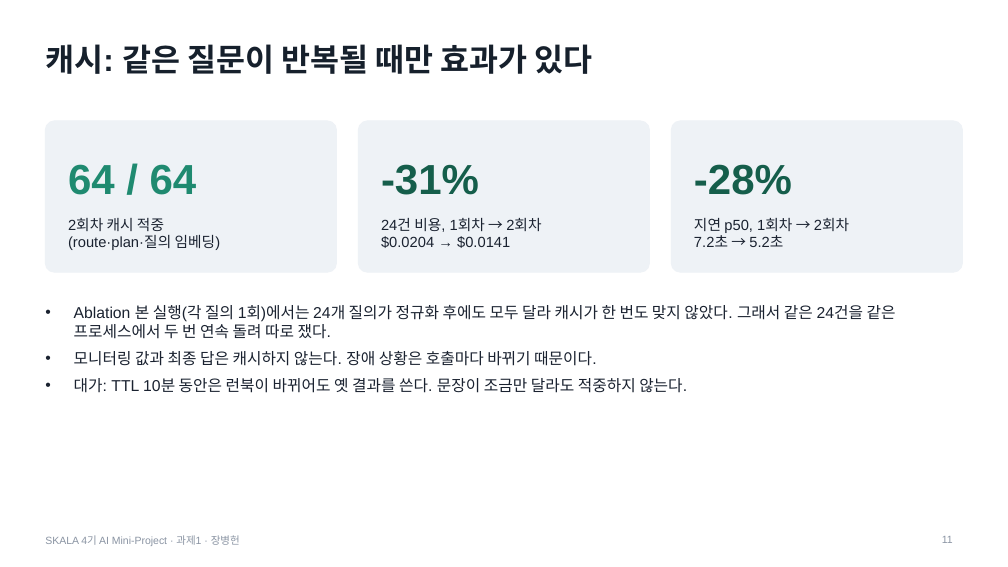
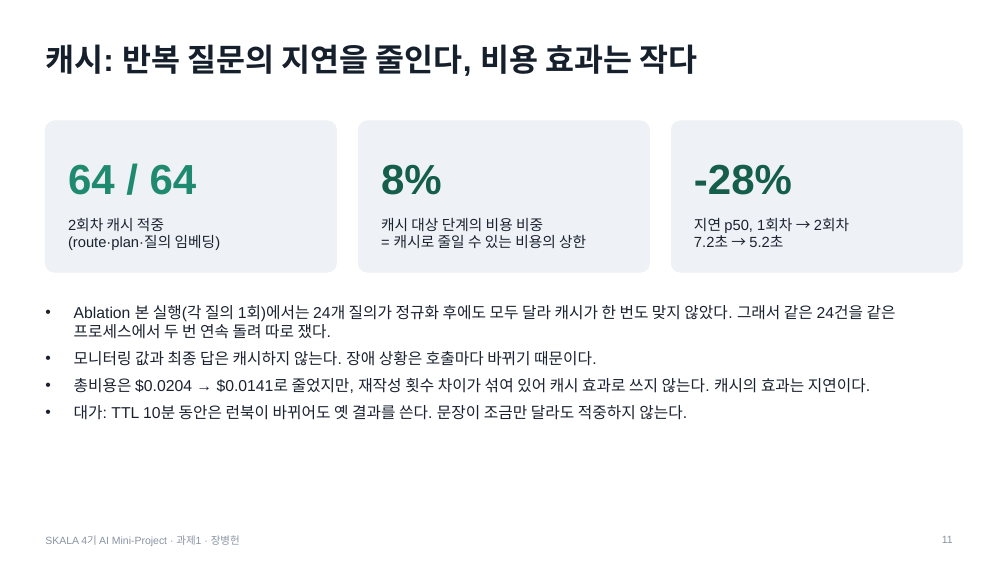
Before and after one commit to jang961111-hash/incident-agent-ablation, a slide deck: slide 11 of deck/incident-agent-ablation.pptx. Drawn at 1008x567 pixels with LibreOffice and Linux fonts; fonts in the diff are those of the drawing. Boxes give left, top, right and bottom in pixels: in the first picture for what was removed or moved away, otherwise in the second. Text is boxed around its words. In the diff, an @@ line names an element or a change of style, - is before the commit and + after.

```diff
--- a/deck/incident-agent-ablation.pptx
+++ b/deck/incident-agent-ablation.pptx
@@ title at [45, 44, 697, 76]: text changed @@
-캐시: 같은 질문이 반복될 때만 효과가 있다
+캐시: 반복 질문의 지연을 줄인다, 비용 효과는 작다
@@ text at [381, 164, 442, 195]: text changed @@
--31%
+8%
@@ text at [381, 218, 586, 248]: text changed @@
-24건 비용, 1회차 → 2회차
-$0.0204 → $0.0141
+캐시 대상 단계의 비용 비중
+= 캐시로 줄일 수 있는 비용의 상한
@@ text at [74, 378, 870, 393]: paragraph added @@
+• 총비용은 $0.0204 → $0.0141로 줄었지만, 재작성 횟수 차이가 섞여 있어 캐시 효과로 쓰지 않는다. 캐시의 효과는 지연이다.
```
Also in this commit, not shown: 4 other slides changed, 6 other files.
